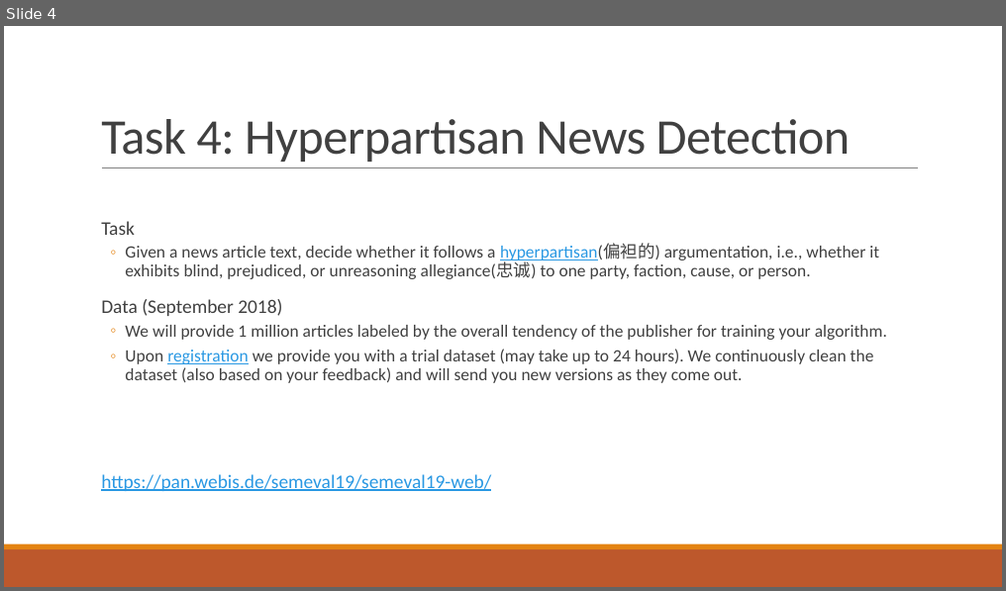
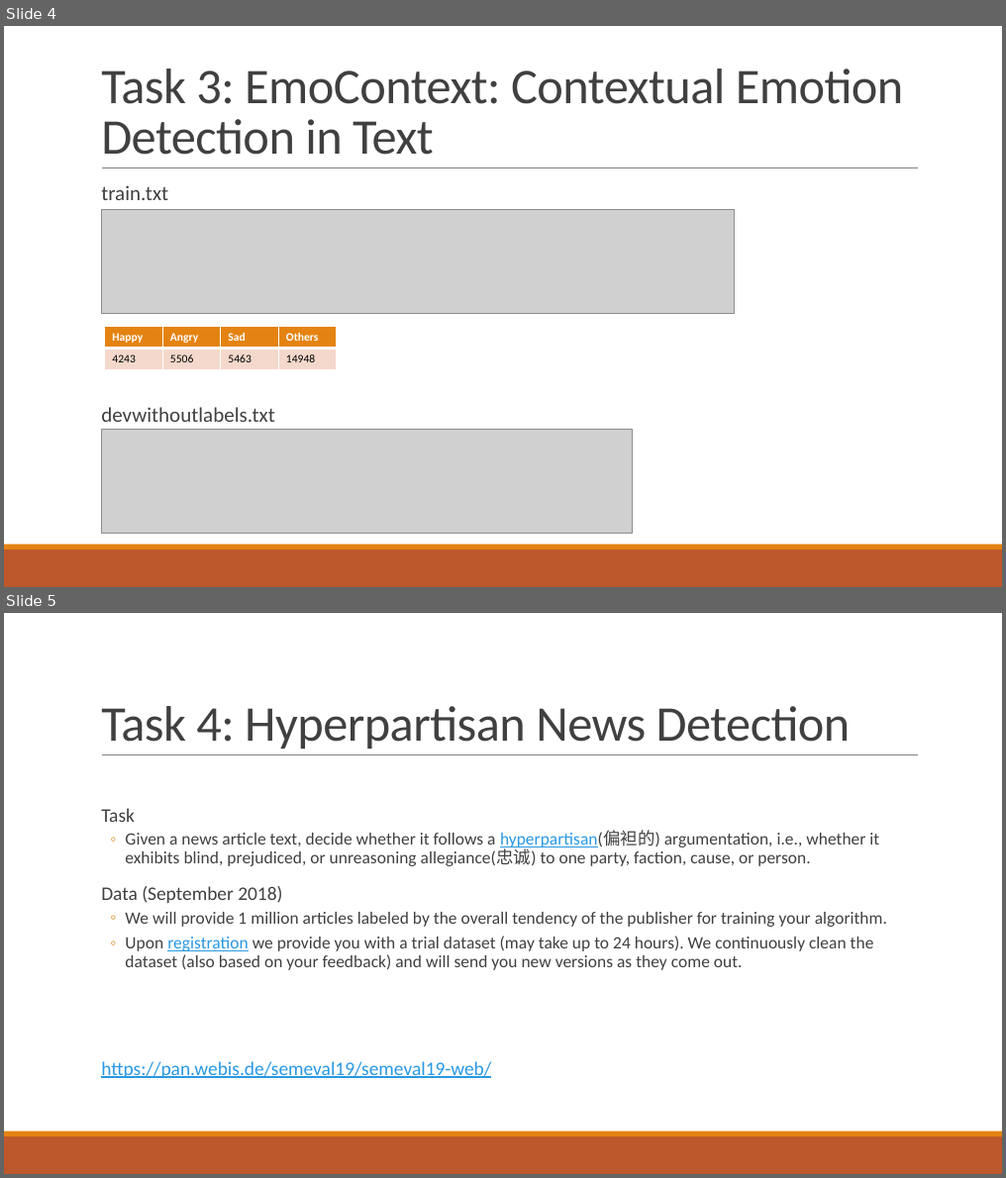
Before and after one commit to liangxh/grad, a slide deck: [报告] SemEval 2019 Task 6.pptx. Shown one above the other, each under a label of ours: slide 4 before the commit, slides 4 and 5 after it. The pictures are 1006x591 and 1006x1178 pixels, drawn with LibreOffice and Linux fonts; fonts in the diff are those of the drawing; grey boxes stand for pictures. Boxes give left, top, right and bottom in pixels: in the first picture for what was removed or moved away, otherwise in the second. Text is boxed around its words. In the diff, an @@ line names an element or a change of style, - is before the commit and + after.

```diff
--- a/[报告] SemEval 2019 Task 6.pptx
+++ b/[报告] SemEval 2019 Task 6.pptx
@@ slide 4 added at (4, 26, 1002, 587), background #FFFFFF; not listed: 3 template elements that a slide beside it also shows @@
@@ title added at (101, 69, 904, 155), 48 pt, text #404040 @@
+Task 3: EmoContext: Contextual Emotion Detection in Text
@@ text added at (101, 185, 275, 422), 20 pt, text #404040 @@
+  train.txt
+  devwithoutlabels.txt
@@ picture added at (101, 209, 734, 314) @@
@@ table added at (105, 327, 336, 370), 2 rows, 4 columns @@
+Happy | Angry | Sad | Others
+4243 | 5506 | 5463 | 14948
@@ picture added at (101, 429, 632, 533) @@
@@ what was slide 4 is now slide 5 @@
```
Also in this commit, not shown: 3 slides changed, 1 other slide added, 2 other files.
